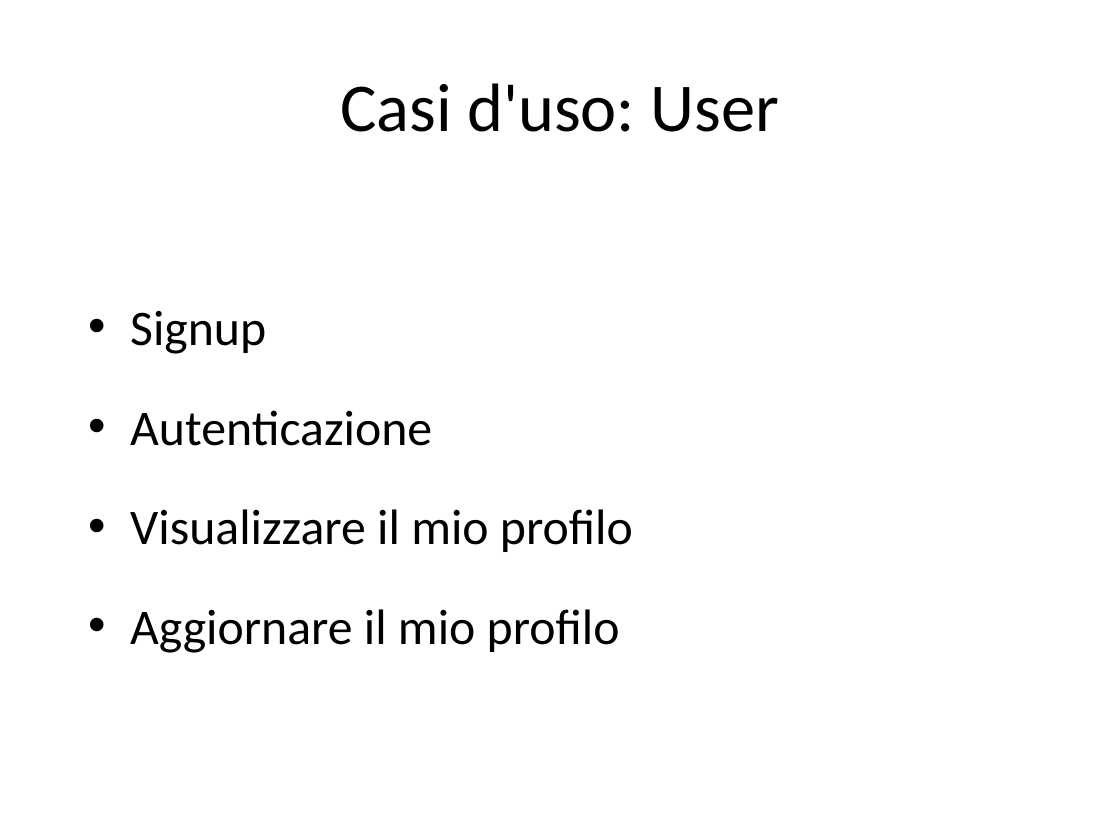
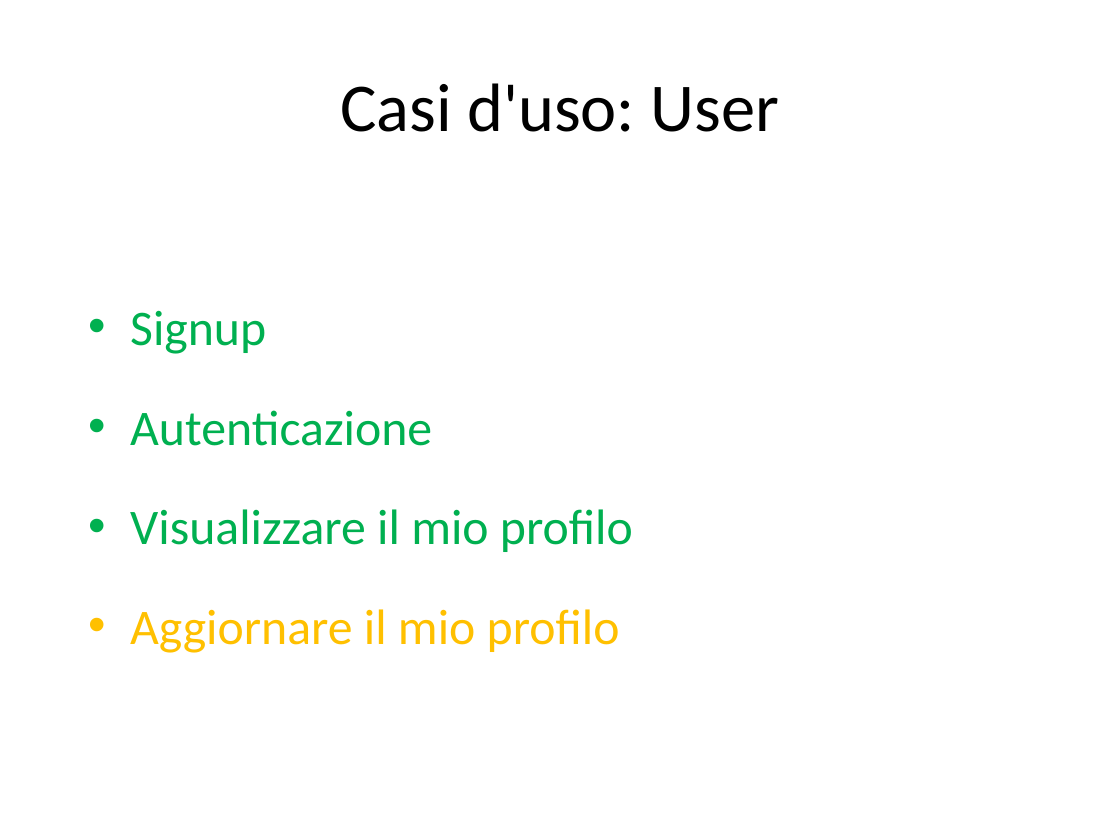
Before and after one commit to JohnnyWalkerRed/SIW-ProjectManager, a slide deck: slide 6 of Direttive progetto e class diagram/siw-progetto-giugno-2020.pptx. Drawn at 1120x840 pixels with LibreOffice and Linux fonts; fonts in the diff are those of the drawing. Boxes give left, top, right and bottom in pixels: in the first picture for what was removed or moved away, otherwise in the second. Text is boxed around its words. In the diff, an @@ line names an element or a change of style, - is before the commit and + after.

```diff
--- a/Direttive progetto e class diagram/siw-progetto-giugno-2020.pptx
+++ b/Direttive progetto e class diagram/siw-progetto-giugno-2020.pptx
@@ text "Signup" at [130, 310, 633, 653]: text colour #000000 to #00B050 in "Signup", "Autenticazione", "Visualizzare il mio profilo"; text colour #000000 to #FFC000 in "Aggiornare il mio profilo" @@
```
Also in this commit, not shown: 5 other slides changed, 2 other files.
